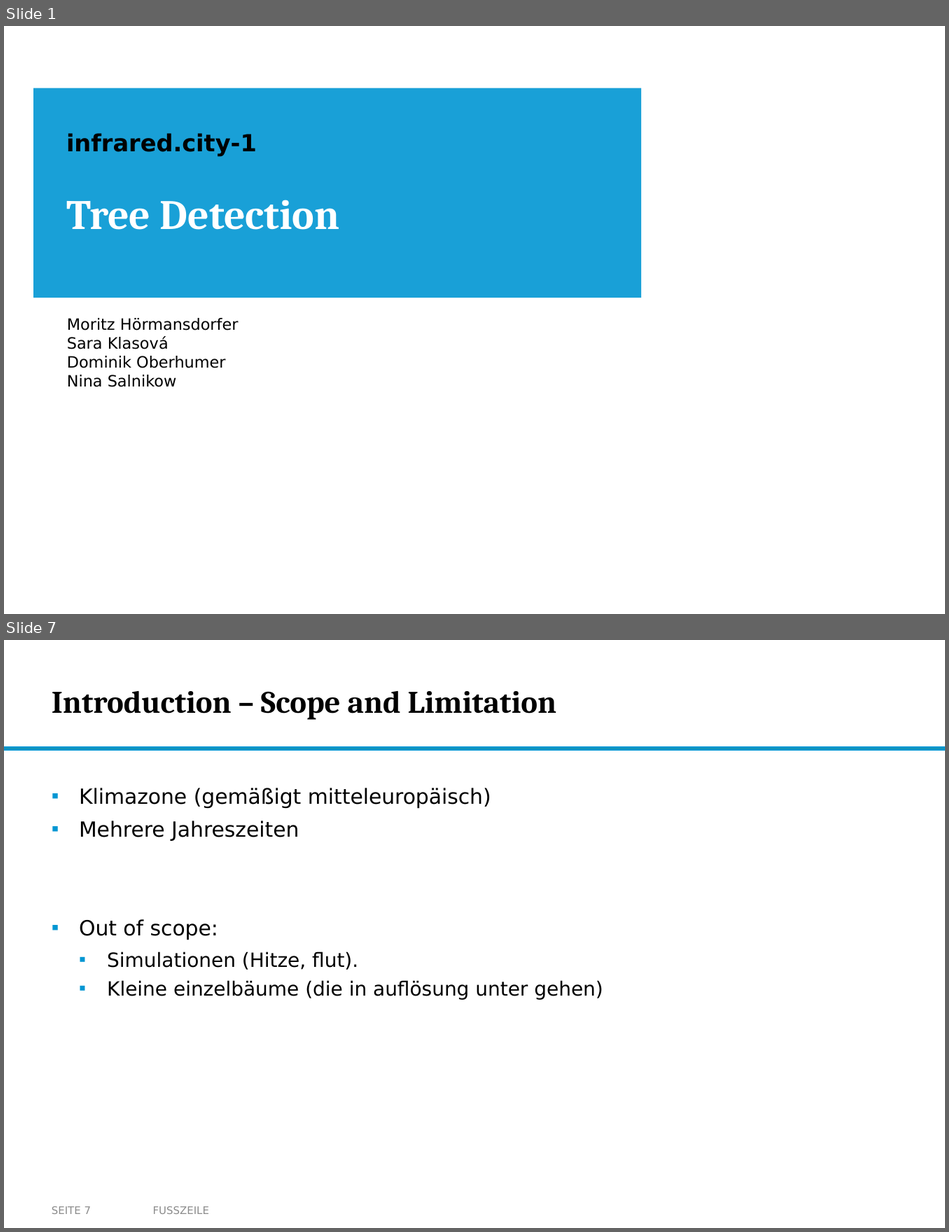
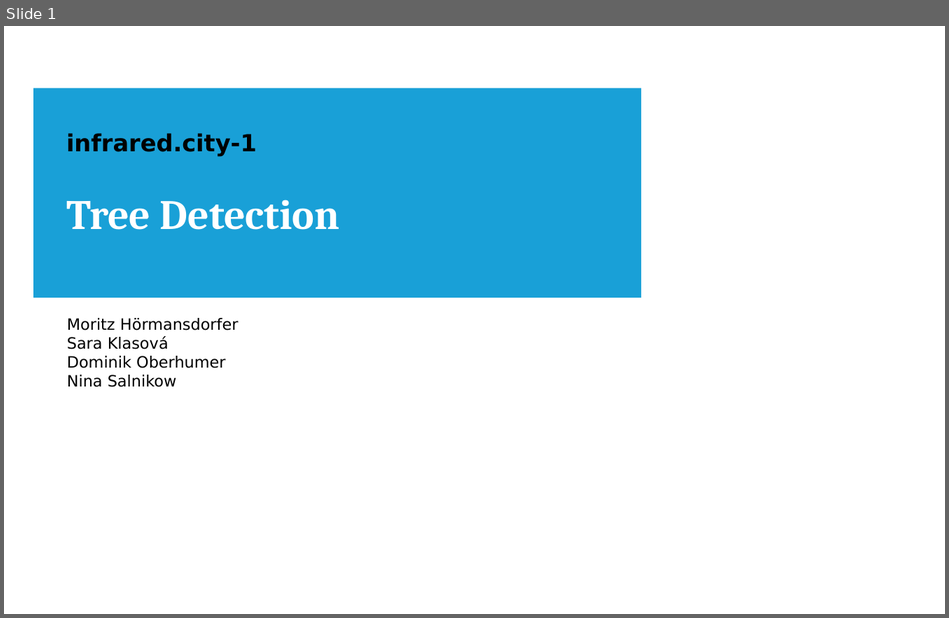
Before and after one commit to nikmaster/wu_dslab_infrared-city, a slide deck: deliverables/3b. intermediate slides/Intermediate Slides.pptx. Shown one above the other, each under a label of ours: slides 1 and 7 before the commit, slide 1 after it; the slides between them are not shown. The pictures are 949x1232 and 949x618 pixels, drawn with LibreOffice and Linux fonts; fonts in the diff are those of the drawing; background and template pictures are left out. Boxes give left, top, right and bottom in pixels: in the first picture for what was removed or moved away, otherwise in the second. Text is boxed around its words. In the diff, an @@ line names an element or a change of style, - is before the commit and + after.

```diff
--- a/deliverables/3b. intermediate slides/Intermediate Slides.pptx
+++ b/deliverables/3b. intermediate slides/Intermediate Slides.pptx
@@ slide 7 removed at [4, 640, 945, 1228], background #FFFFFF @@
@@ title removed at [52, 691, 557, 720] @@
-Introduction – Scope and Limitation
@@ rectangle removed at [4, 747, 945, 750] @@
@@ text removed at [79, 788, 603, 1000] @@
-▪ Klimazone (gemäßigt mitteleuropäisch)
-▪ Mehrere Jahreszeiten
-▪ Out of scope:
-  ▪ Simulationen (Hitze, flut).
-  ▪ Kleine einzelbäume (die in auflösung unter gehen)
@@ page number removed at [52, 1206, 91, 1214] @@
-SEITE 7
@@ text removed at [153, 1206, 209, 1214] @@
-FUSSZEILE
```
Also in this commit, not shown: 10 slides changed, 3 slides added, 3 other slides removed.
